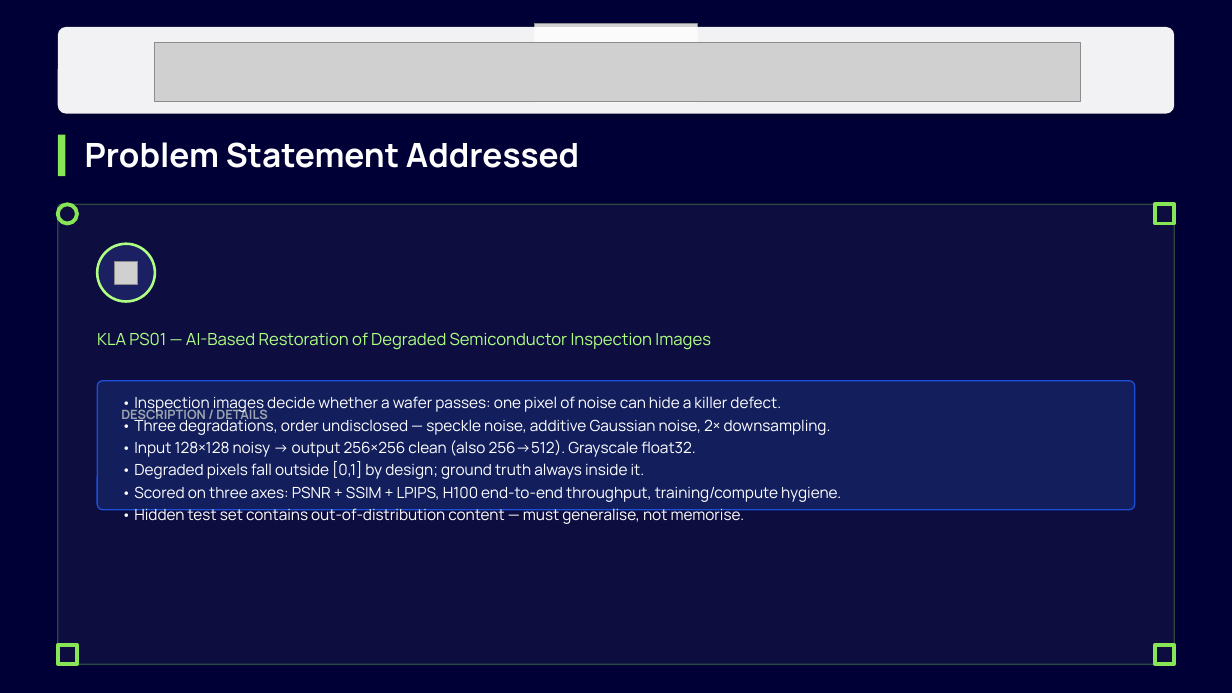
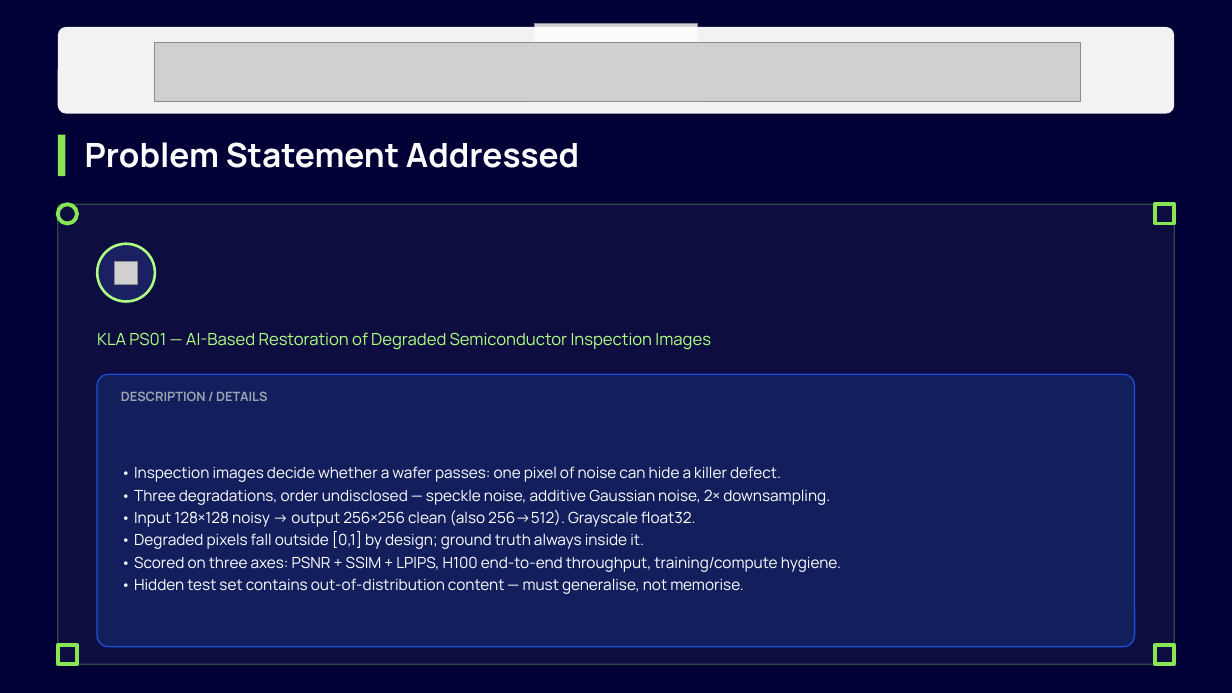
Before and after one commit to bevinj2255/i4c_hackathon, a slide deck: slide 2 of solution_presentation.pptx. Drawn at 1232x693 pixels with LibreOffice and Linux fonts; fonts in the diff are those of the drawing; grey boxes stand for pictures; background and template pictures are left out; a plain dark background stands for a picture behind light text. Boxes give left, top, right and bottom in pixels: in the first picture for what was removed or moved away, otherwise in the second. Text is boxed around its words. In the diff, an @@ line names an element or a change of style, - is before the commit and + after.

Commit message:
Proofread the deck by rendering it, and fix what that exposed
Set academic year to 4th. Then rendered all 7 PDF pages to images and looked at them,
rather than only checking that the text was present. Text can be correct and still be
unreadable, and five real defects were only visible that way:

  - the Proposed Solution bullets overflowed their card and printed over the SOLUTION
    DETAILS label. The card resize had silently done nothing: the selector filtered on
    'not sh.has_text_frame', but auto-shapes HAVE a text frame, so it matched no shapes
    and failed without error.
  - 'Bevin Punnoose Jacob' wrapped onto three lines and the email broke mid-word
    ('govindinferno@gmail.co / m') in the template's 1.2in boxes. Widened them.
  - two badge icons on the Impact slide sat on top of the metric text after the cards
    moved up; they now move with their labels.
  - the references were printed under the heading 'Prototype / Simulation Video', which
    mislabels them. They now have their own REFERENCES block, and the video box states
    plainly that no video was submitted.
  - the stack line listed finetune_ood, an experiment we measured and rejected. It
    contributed nothing to the shipped weights and does not belong on a results slide.

Cards are now sized to their content and text is placed inside them instead of being
allowed to spill.

```diff
--- a/solution_presentation.pptx
+++ b/solution_presentation.pptx
@@ rounded rectangle: place and size @@
-rounded rectangle at <box>97,381,1135,510</box>
+rounded rectangle at <box>97,374,1135,647</box>
@@ text "DESCRIPTION / DETAILS" rewrapped from <box>121,407,267,424</box> to <box>121,391,267,401</box> @@
@@ text "• Inspection images decide whether ...": place and size @@
-text "• Inspection images decide whether ..." at <box>134,396,841,524</box>
+text "• Inspection images decide whether ..." at <box>134,466,841,594</box>
```
Also in this commit, not shown: 6 other slides changed, 2 other files.
